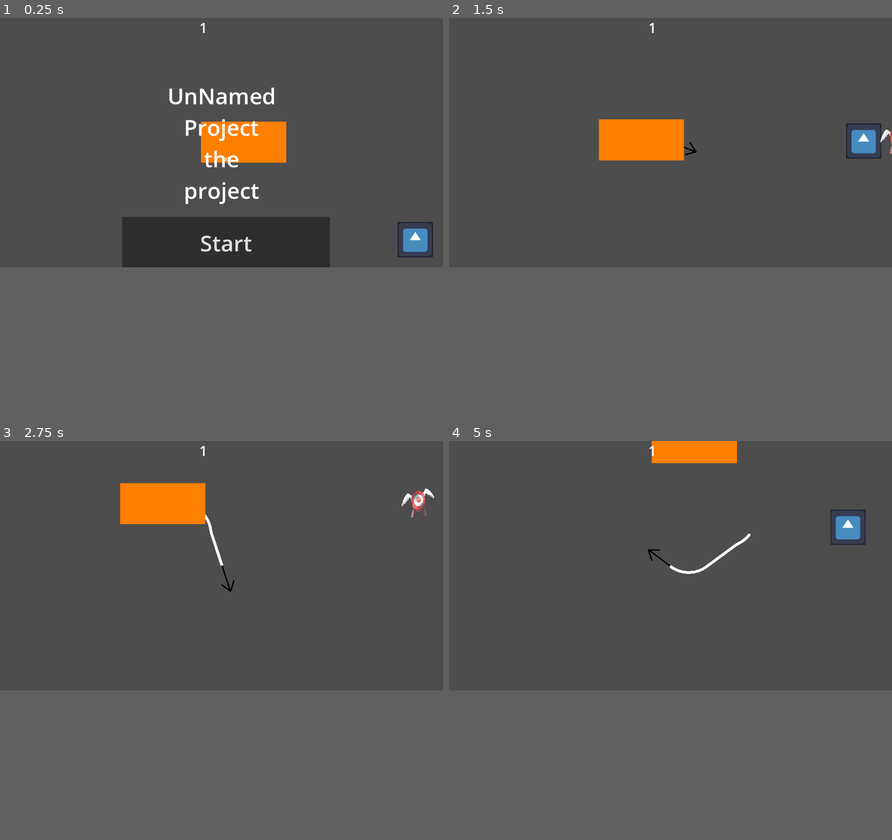
Above: before the commit, frames 1-4 (two rows, left to right).
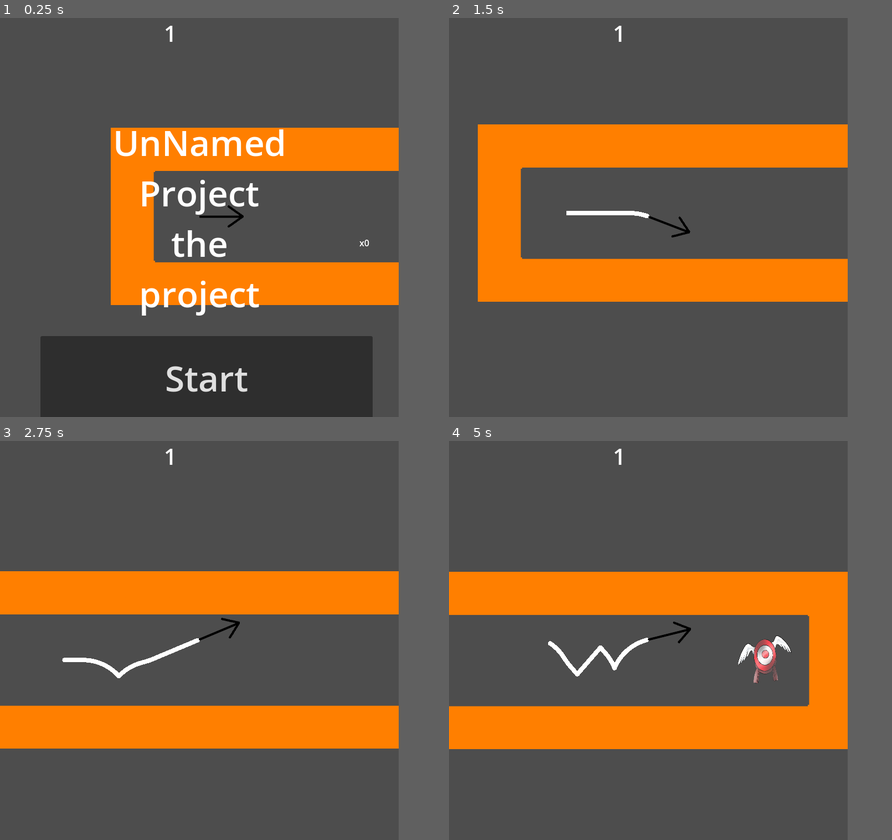
Above: after the commit, the same moments.

Repository: zazak03/jamimag
Game: Godot game, scene res://levels/level_one.tscn
The game is run twice, just before and just after one commit, with the same random seed, the same clock (stepped at 60 frames per second) and the same inputs. The engine's default icon, where the game draws it, is replaced by a stand-in: a white triangle on a blue panel in a dark square.
Inputs:
- Up to frame 1 (0.25 s): no input
- Up to frame 2 (1.5 s): click "Start" at 0.5 s; hold Right (turn_clockwise) from 1.28 s (still down)
- Up to frame 3 (2.75 s): release Right (turn_clockwise) at 2.03 s; tap Left (turn_counterclockwise) at 2.1 s
- Up to frame 4 (5 s): hold Right (turn_clockwise) 2.78-3.53 s; tap Left (turn_counterclockwise) at 3.6 s; hold Right (turn_clockwise) from 4.28 s (still down)
In our replay, the window is 800x450 before the commit and 720x720 after it. These sizes can differ from the game's own. Grey fills any space a smaller window leaves; there, only what the larger window draws over its background counts as a difference.

The runs differ from the first frame. In frame 1, 35% of the frame differs, in the area x 0-98%, y 1-100%; in frame 2, 20%; in frame 3, 22%; in frame 4, 24%.

Commit message:
Revert "résout dépendance"
This reverts commit 9750e62b70fc5e029e31a73d2477a63a03fdc7ab.

Diff:
--- a/levels/level_five_ancien.tscn
+++ b/levels/level_five_ancien.tscn
@@ -6,6 +6,7 @@
 [ext_resource type="PackedScene" uid="uid://brrdayx4y2d5" path="res://scenes/hud.tscn" id="4_j7pi3"]
 [ext_resource type="PackedScene" uid="uid://0esgngfl4gg0" path="res://scenes/ennemy.tscn" id="5_0ec7e"]
 [ext_resource type="PackedScene" uid="uid://o7vlus230k1g" path="res://scenes/mur.tscn" id="5_ebkpv"]
+[ext_resource type="PackedScene" uid="uid://ghn66e5oxxao" path="res://levels/credits.tscn" id="5_ffdq0"]
 
 [sub_resource type="Curve2D" id="Curve2D_tbitd"]
 _data = {
@@ -48,6 +49,7 @@
 [node name="DeincrementTimer" type="Timer" parent="."]
 
 [node name="CanvasLayer" parent="." instance=ExtResource("4_j7pi3")]
+next = ExtResource("5_ffdq0")
 level = 5
 
 [node name="mur" parent="." instance=ExtResource("5_ebkpv")]
--- a/others/mur_TileSet.tres
+++ b/others/mur_TileSet.tres
@@ -22,6 +22,14 @@
 1:0/0/terrains_peering_bit/right_side = 0
 1:0/0/terrains_peering_bit/bottom_side = 0
 1:0/0/terrains_peering_bit/left_side = 0
+2:0/0 = 0
+2:0/0/terrain_set = 0
+2:0/0/terrain = 0
+2:0/0/physics_layer_0/linear_velocity = Vector2(0, 0)
+2:0/0/physics_layer_0/angular_velocity = 0.0
+2:0/0/physics_layer_0/polygon_0/points = PackedVector2Array(-50, 50, 50, 50, 50, -50, -50, -50)
+2:0/0/terrains_peering_bit/bottom_side = 0
+2:0/0/terrains_peering_bit/left_side = 0
 0:1/0 = 0
 0:1/0/terrain_set = 0
 0:1/0/terrain = 0
@@ -68,14 +76,6 @@
 1:2/0/terrains_peering_bit/right_side = 0
 1:2/0/terrains_peering_bit/left_side = 0
 1:2/0/terrains_peering_bit/top_side = 0
-2:0/0 = 0
-2:0/0/terrain_set = 0
-2:0/0/terrain = 0
-2:0/0/physics_layer_0/linear_velocity = Vector2(0, 0)
-2:0/0/physics_layer_0/angular_velocity = 0.0
-2:0/0/physics_layer_0/polygon_0/points = PackedVector2Array(-50, 50, 50, 50, 50, -50, -50, -50)
-2:0/0/terrains_peering_bit/bottom_side = 0
-2:0/0/terrains_peering_bit/left_side = 0
 2:2/0 = 0
 2:2/0/terrain_set = 0
 2:2/0/terrain = 0
@@ -86,6 +86,7 @@
 2:2/0/terrains_peering_bit/top_side = 0
 
 [resource]
+tile_size = Vector2i(100, 100)
 physics_layer_0/collision_layer = 1
 terrain_set_0/mode = 0
 terrain_set_0/terrain_0/name = "Terrain 0"
--- a/project.godot
+++ b/project.godot
@@ -19,7 +19,7 @@
 
 [display]
 
-window/size/viewport_width=1280
+window/size/viewport_width=720
 window/size/viewport_height=720
 window/stretch/mode="viewport"
 
Not shown: 1 places in levels/level_five_ancien.tscn that only renumber resources
